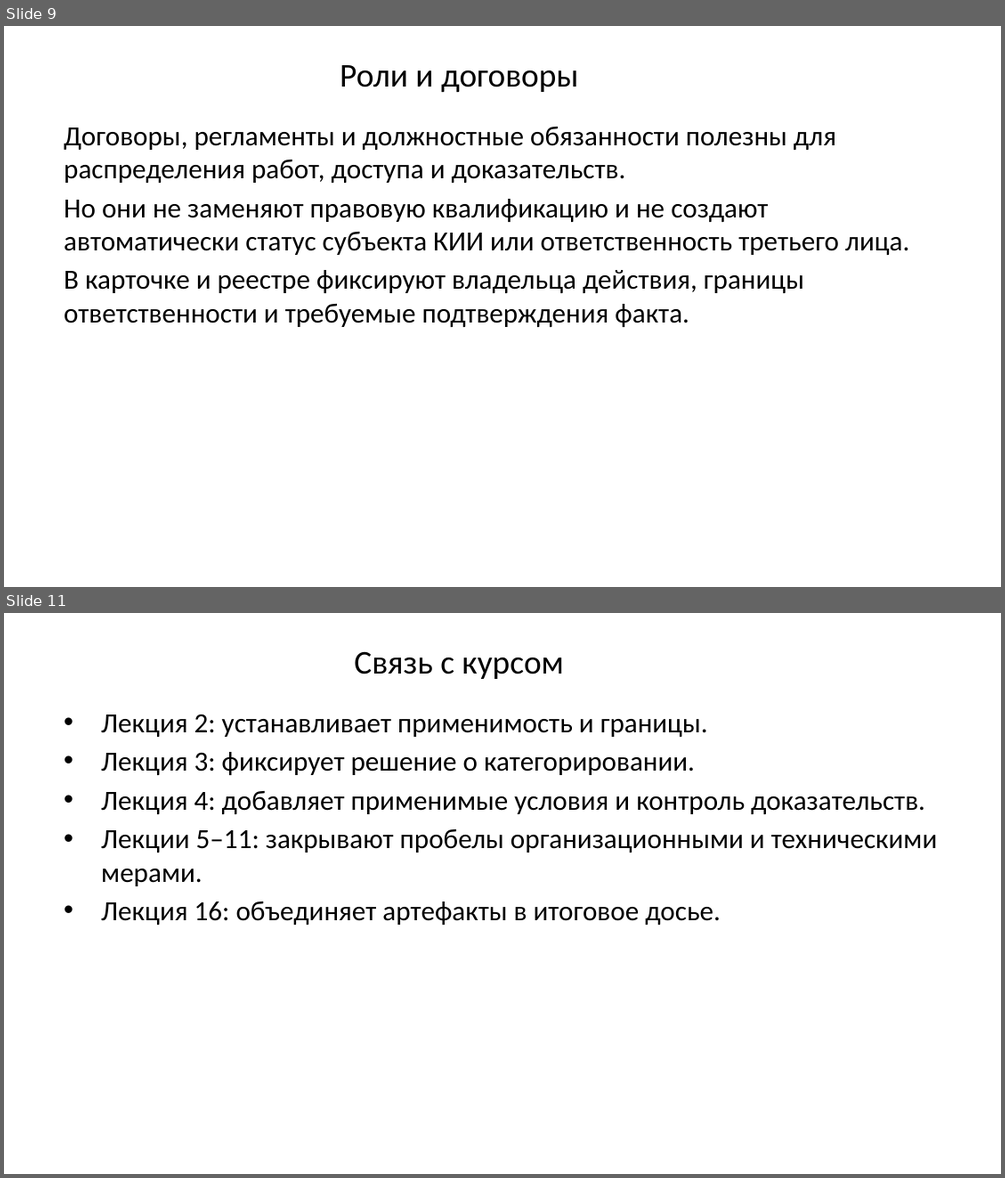
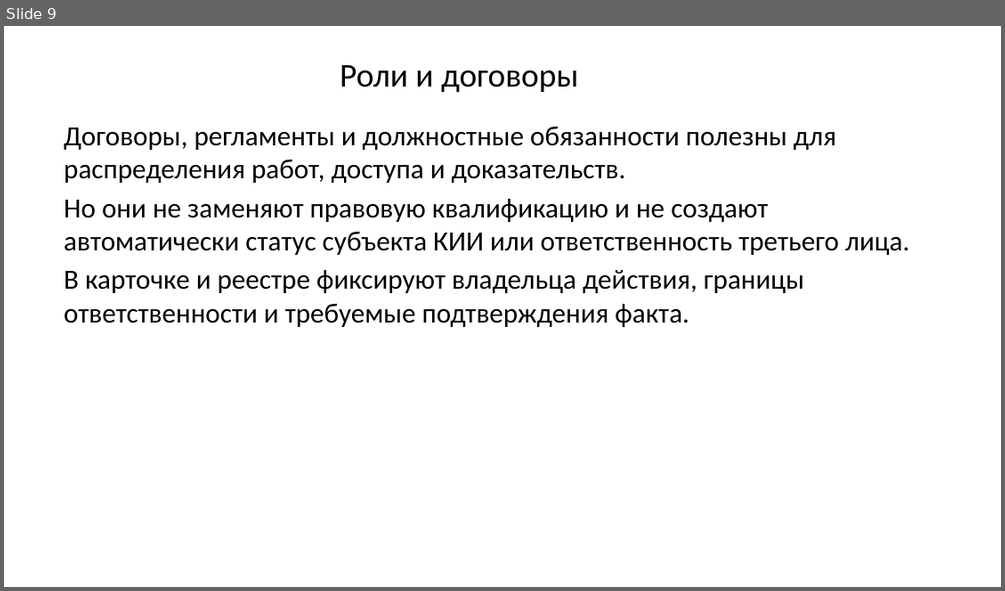
Before and after one commit to arasskazov/IFTIS-KII-2026, a slide deck: Lec_4/Lec_4_Модуль 4_1_Слайд-конспект.pptx. Shown one above the other, each under a label of ours: slides 9 and 11 before the commit, slide 9 after it; the slides between them are not shown. The pictures are 1005x1178 and 1005x591 pixels, drawn with LibreOffice and Linux fonts; fonts in the diff are those of the drawing; background and template pictures are left out. Boxes give left, top, right and bottom in pixels: in the first picture for what was removed or moved away, otherwise in the second. Text is boxed around its words. In the diff, an @@ line names an element or a change of style, - is before the commit and + after.

```diff
--- a/Lec_4/Lec_4_Модуль 4_1_Слайд-конспект.pptx
+++ b/Lec_4/Lec_4_Модуль 4_1_Слайд-конспект.pptx
@@ slide 11 removed at (x1=4, y1=613, x2=1001, y2=1174), background #FFFFFF @@
@@ title removed at (x1=354, y1=651, x2=563, y2=679) @@
-Связь с курсом
@@ text removed at (x1=101, y1=714, x2=938, y2=925) @@
-• Лекция 2: устанавливает применимость и границы.
-• Лекция 3: фиксирует решение о категорировании.
-• Лекция 4: добавляет применимые условия и контроль доказательств.
-• Лекции 5–11: закрывают пробелы организационными и техническими мерами.
-• Лекция 16: объединяет артефакты в итоговое досье.
```
Also in this commit, not shown: 9 slides changed, 1 slide added, 1 other slide removed.
